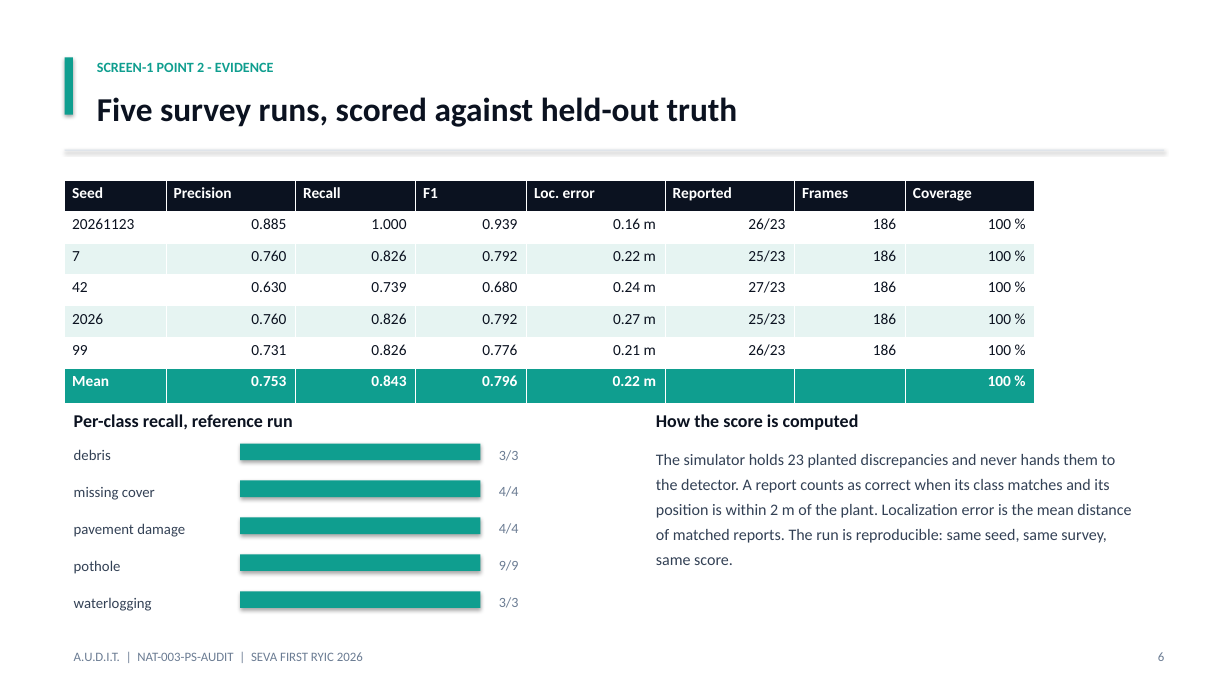
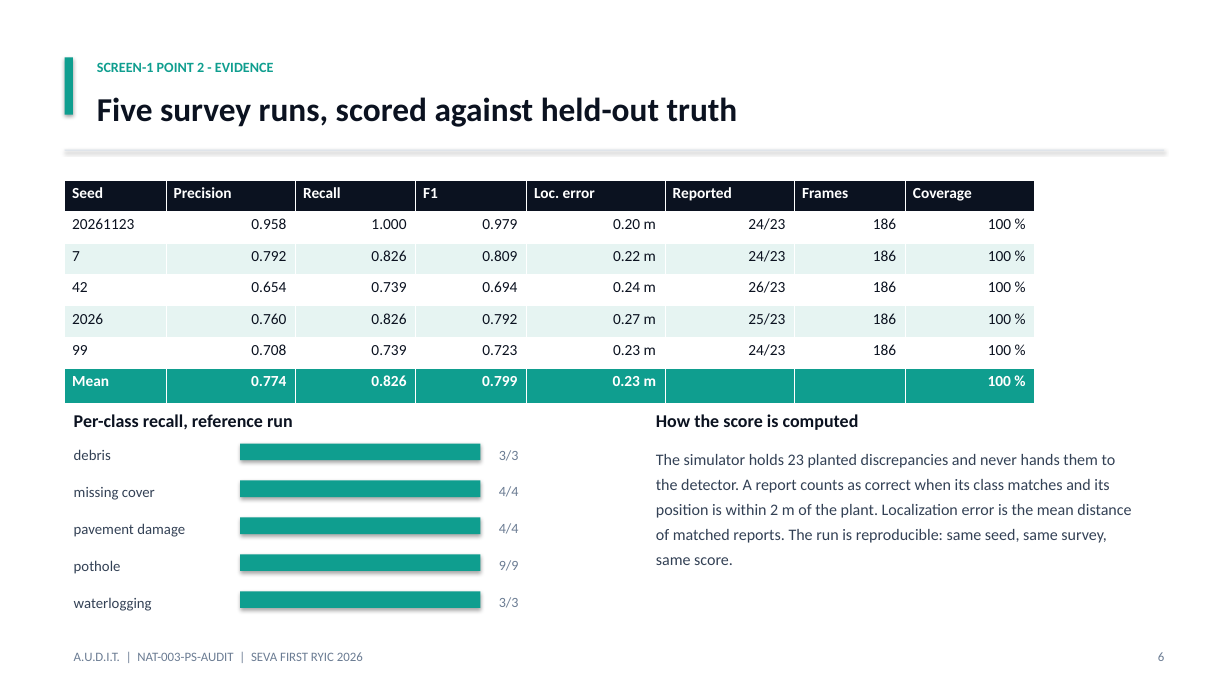
Before and after one commit to rishabhjain001/dominaberg, a slide deck: slide 6 of docs/AUDIT-screen1.pptx. Drawn at 1232x693 pixels with LibreOffice and Linux fonts; fonts in the diff are those of the drawing. Boxes give left, top, right and bottom in pixels: in the first picture for what was removed or moved away, otherwise in the second. Text is boxed around its words. In the diff, an @@ line names an element or a change of style, - is before the commit and + after.

```diff
--- a/docs/AUDIT-screen1.pptx
+++ b/docs/AUDIT-screen1.pptx
@@ table at [65,180,1035,400] @@
-row 2: 20261123 | 0.885 | 1.000 | 0.939 | 0.16 m | 26/23 | 186 | 100 %
+row 2: 20261123 | 0.958 | 1.000 | 0.979 | 0.20 m | 24/23 | 186 | 100 %
-row 3: 7 | 0.760 | 0.826 | 0.792 | 0.22 m | 25/23 | 186 | 100 %
+row 3: 7 | 0.792 | 0.826 | 0.809 | 0.22 m | 24/23 | 186 | 100 %
-row 4: 42 | 0.630 | 0.739 | 0.680 | 0.24 m | 27/23 | 186 | 100 %
+row 4: 42 | 0.654 | 0.739 | 0.694 | 0.24 m | 26/23 | 186 | 100 %
-row 6: 99 | 0.731 | 0.826 | 0.776 | 0.21 m | 26/23 | 186 | 100 %
+row 6: 99 | 0.708 | 0.739 | 0.723 | 0.23 m | 24/23 | 186 | 100 %
-row 7: Mean | 0.753 | 0.843 | 0.796 | 0.22 m |  |  | 100 %
+row 7: Mean | 0.774 | 0.826 | 0.799 | 0.23 m |  |  | 100 %
```
Also in this commit, not shown: 1 other slide changed, 8 other files.
